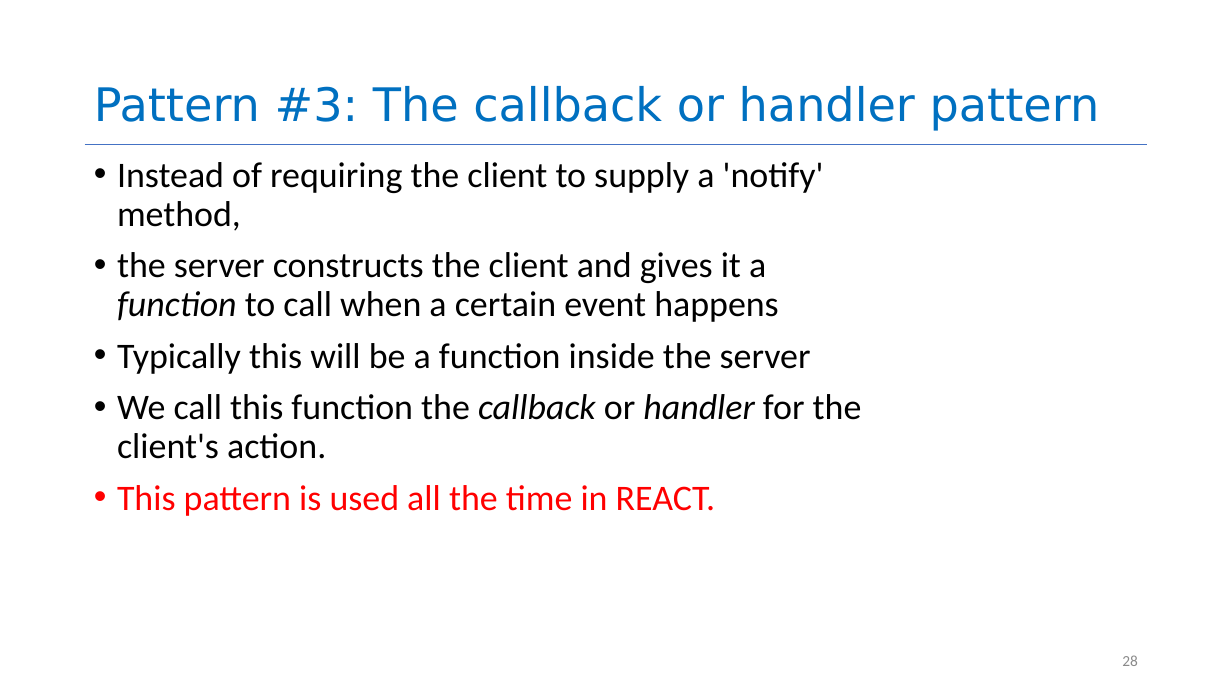
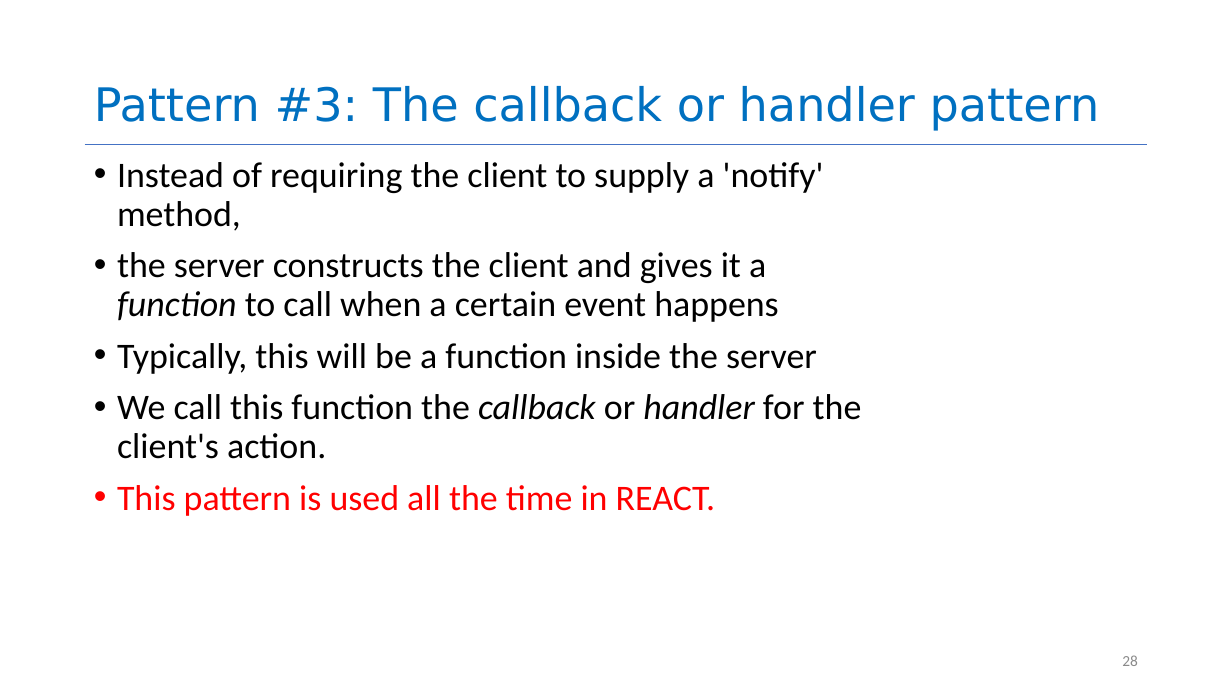
Before and after one commit to neu-se/CS4530-Spring-2025, a slide deck: slide 28 of Slides/Module 05 Interaction-Level Design Patterns.pptx. Drawn at 1232x693 pixels with LibreOffice and Linux fonts; fonts in the diff are those of the drawing. Boxes give left, top, right and bottom in pixels: in the first picture for what was removed or moved away, otherwise in the second. Text is boxed around its words. In the diff, an @@ line names an element or a change of style, - is before the commit and + after.

```diff
--- a/Slides/Module 05 Interaction-Level Design Patterns.pptx
+++ b/Slides/Module 05 Interaction-Level Design Patterns.pptx
@@ text at (117, 343, 817, 374): text changed @@
-• Typically this will be a function inside the server
+• Typically, this will be a function inside the server
```
Also in this commit, not shown: 4 other slides changed, 1 other file.
